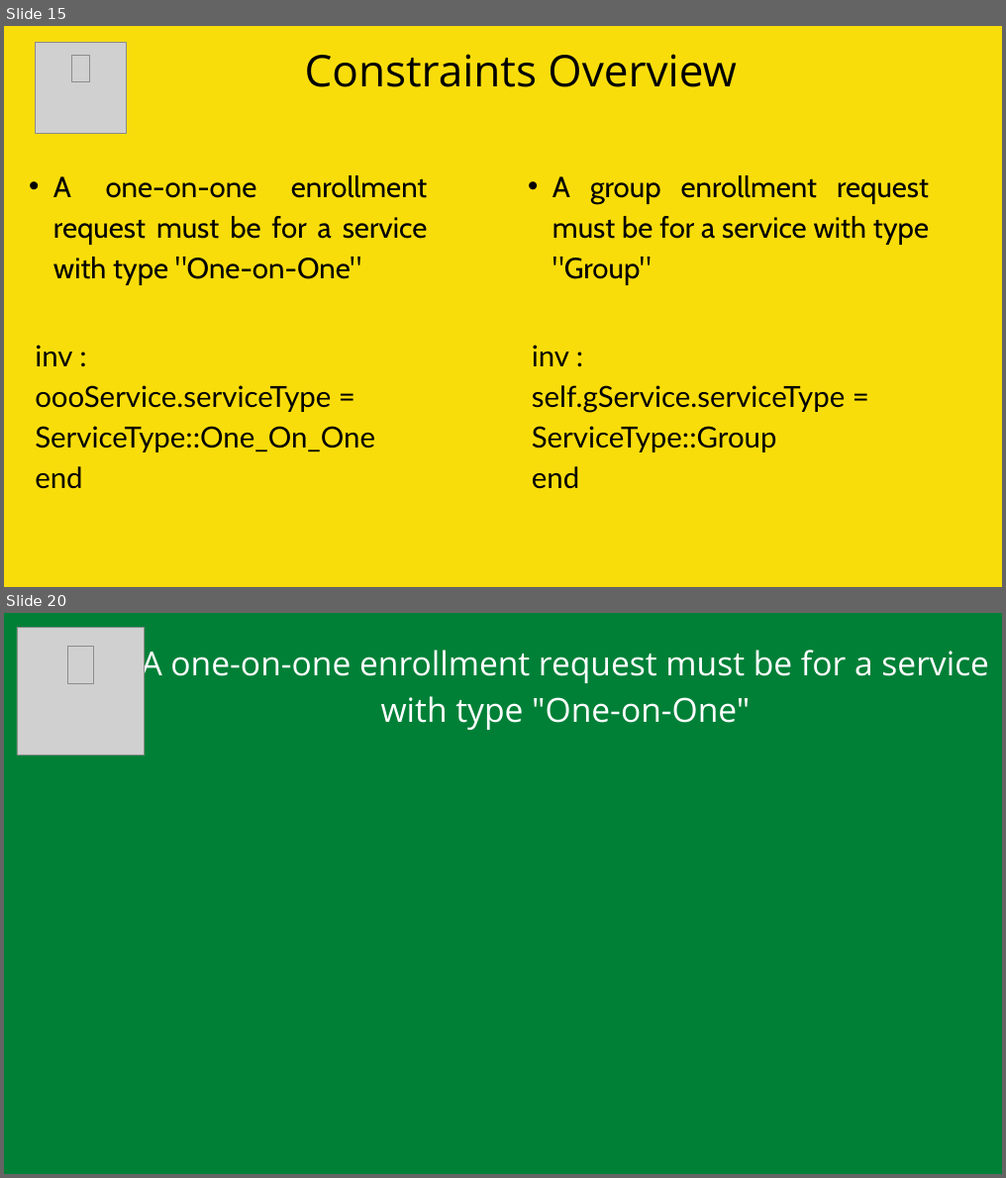
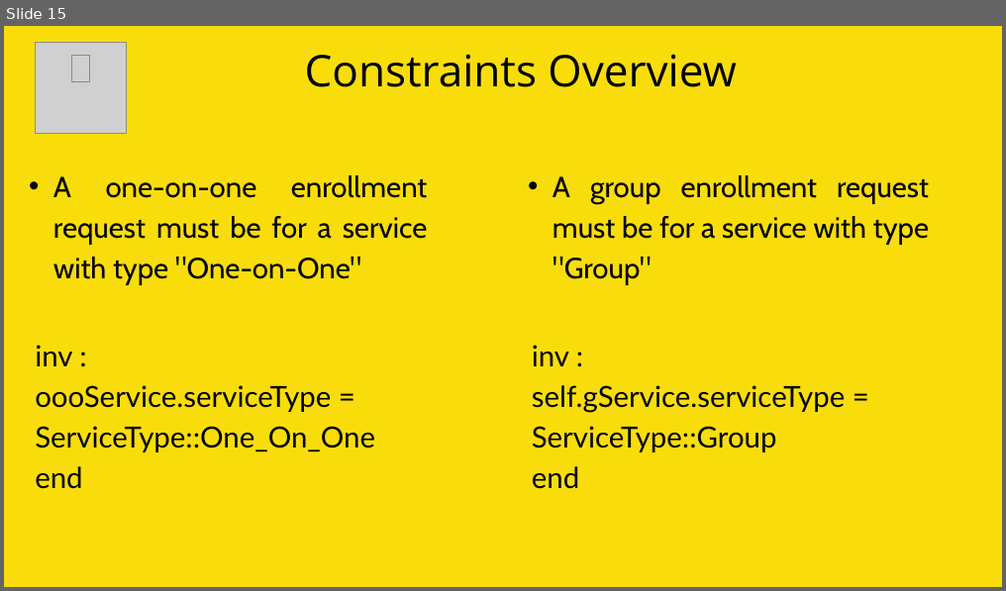
Before and after one commit to Jiinngerbread/TutorsJA, a slide deck: TutorJA - P2.pptx. Shown one above the other, each under a label of ours: slides 15 and 20 before the commit, slide 15 after it; the slides between them are not shown. The pictures are 1006x1178 and 1006x591 pixels, drawn with LibreOffice and Linux fonts; fonts in the diff are those of the drawing; grey boxes stand for pictures. Boxes give left, top, right and bottom in pixels: in the first picture for what was removed or moved away, otherwise in the second. Text is boxed around its words. In the diff, an @@ line names an element or a change of style, - is before the commit and + after.

```diff
--- a/TutorJA - P2.pptx
+++ b/TutorJA - P2.pptx
@@ slide 20 removed at (4, 613, 1002, 1174), background #008037 @@
@@ picture removed at (17, 627, 145, 755) @@
@@ picture removed at (68, 646, 94, 683) @@
@@ text removed at (142, 645, 989, 730) @@
-A one-on-one enrollment request must be for a service with type "One-on-One"
```
Also in this commit, not shown: 7 slides added, 8 other slides removed.
